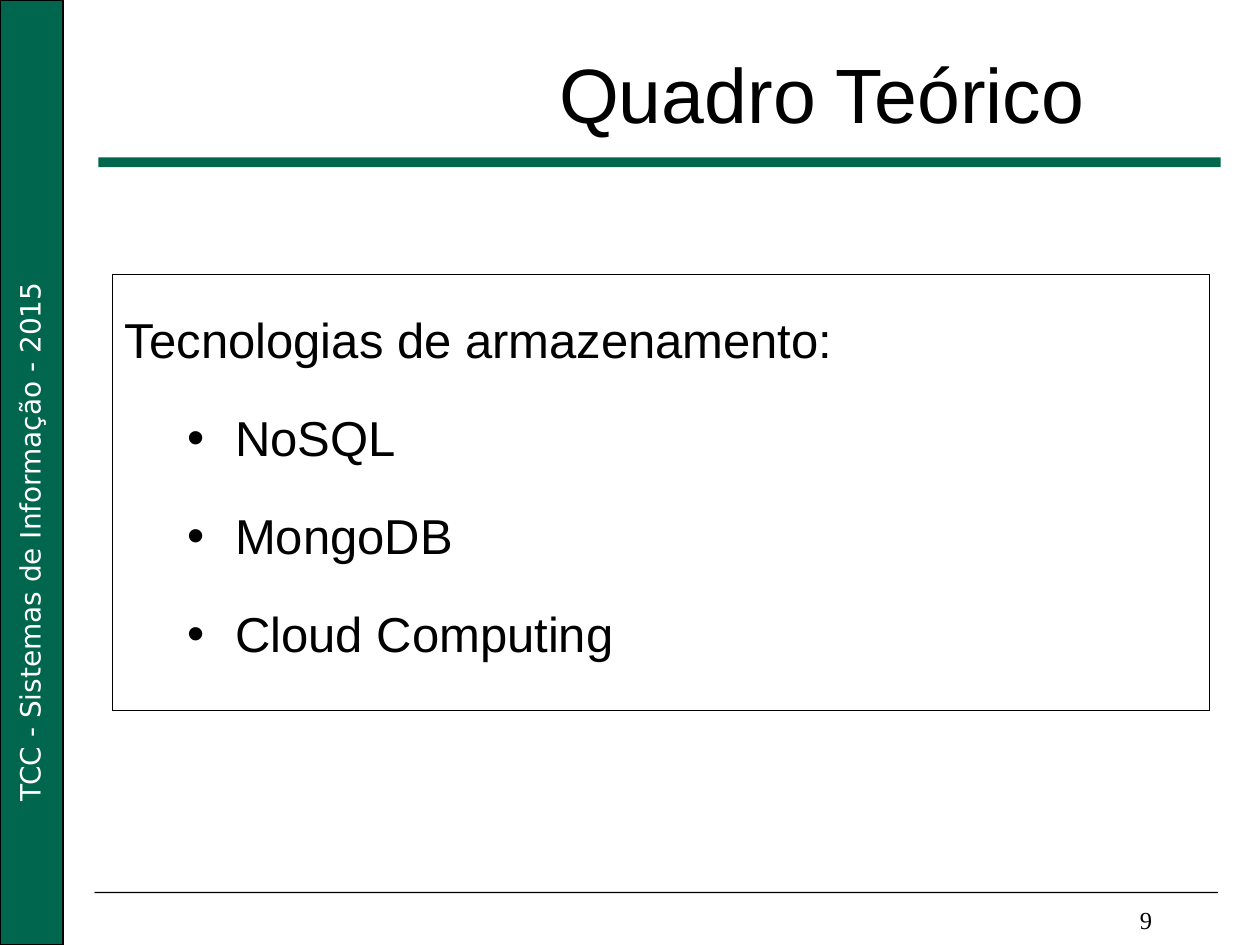
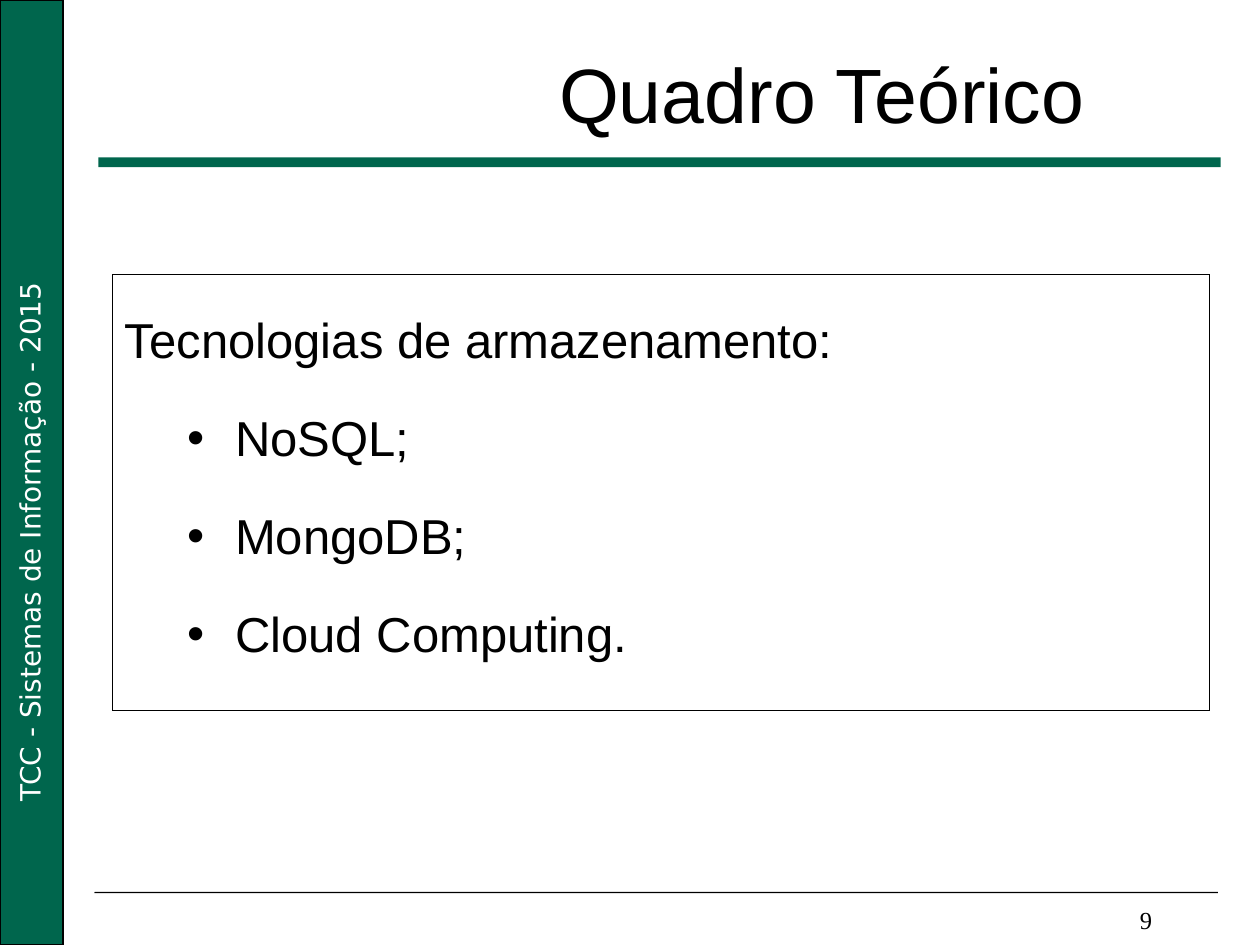
Before and after one commit to Nikofoxxx/TCC, a slide deck: slide 9 of documents/life_cycle/Apresentação_Big_Data.pptx. Drawn at 1260x945 pixels with LibreOffice and Linux fonts; fonts in the diff are those of the drawing; background and template pictures are left out. Boxes give left, top, right and bottom in pixels: in the first picture for what was removed or moved away, otherwise in the second. Text is boxed around its words. In the diff, an @@ line names an element or a change of style, - is before the commit and + after.

```diff
--- a/documents/life_cycle/Apresentação_Big_Data.pptx
+++ b/documents/life_cycle/Apresentação_Big_Data.pptx
@@ text in rectangle at box(235, 421, 627, 663): text changed @@
-  • NoSQL
-  • MongoDB
-  • Cloud Computing
+  • NoSQL;
+  • MongoDB;
+  • Cloud Computing.
```
Also in this commit, not shown: 5 other slides changed.
